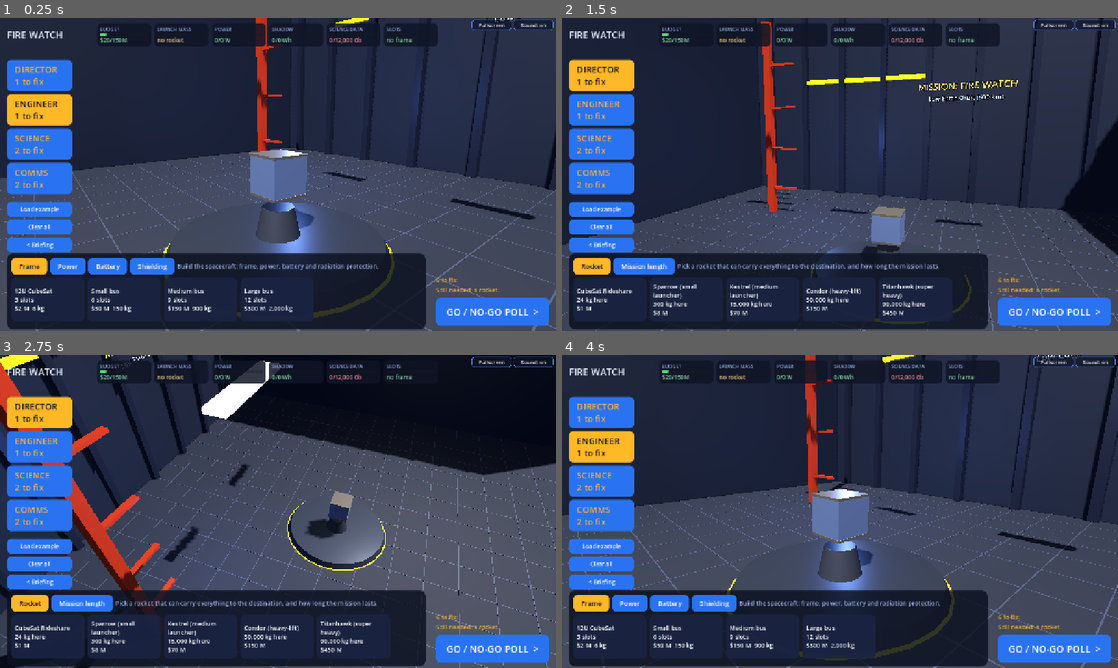
Above: before the commit, frames 1-4 (two rows, left to right).
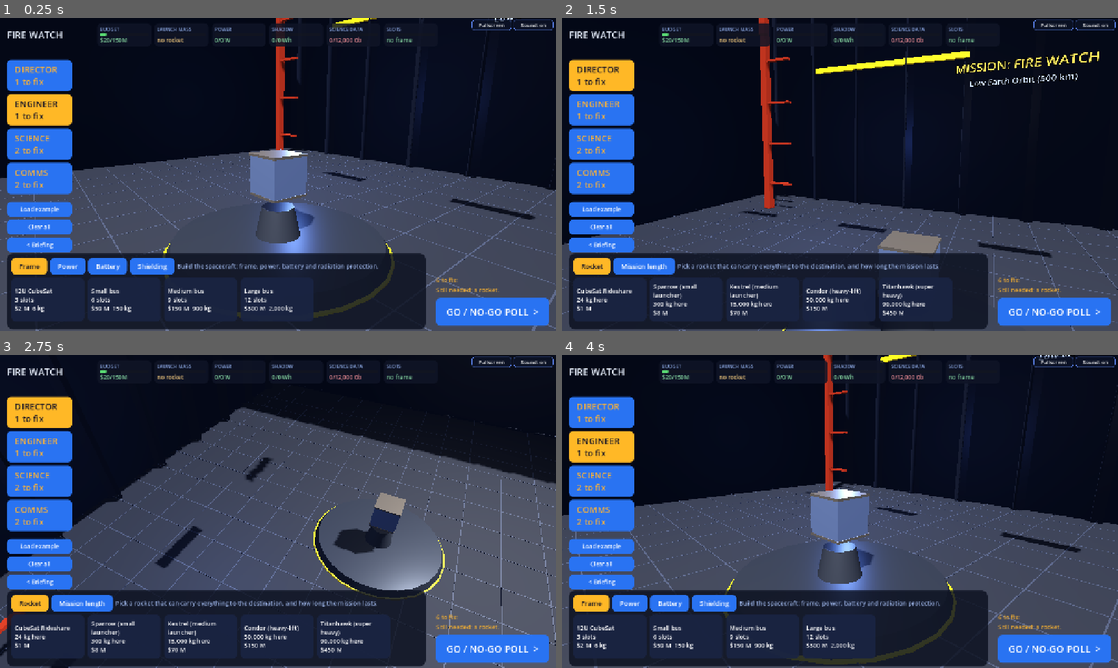
Above: after the commit, the same moments.

Repository: rashedutm/Go-No-Go
Game: Godot game, scene res://scenes/hangar/hangar.tscn
The game is run twice, just before and just after one commit, with the same random seed, the same clock (stepped at 60 frames per second) and the same inputs. This scene is started directly instead of the project's main scene.
Inputs (mouse positions are in pixels of both pictures, inside the frame that each line leads up to):
- Up to frame 1 (0.25 s): no input
- Up to frame 2 (1.5 s): click "DIRECTOR 1 to fix" at 0.5 s; tap Enter at 1.25 s; move the mouse to (962, 158) at 1.27 s; hold D from 1.28 s (still down); tap P at 1.35 s; click (962, 158) at 1.42 s
- Up to frame 3 (2.75 s): tap Space at 1.52 s; release D at 2 s; drag from (166, 527) to (250, 574) at 2.02 s
- Up to frame 4 (4 s): click "ENGINEER 1 to fix" at 2.75 s; move the mouse to (895, 442) at 3.52 s; hold D from 3.53 s (still down); tap 3 at 3.6 s; click (895, 442) at 3.67 s

The runs differ from the first frame. In frame 1, 36% of the frame differs, in the area x 0-100%, y 0-55%; in frame 2, 52%, in the area x 0-100%, y 0-100%; in frame 3, 23%; in frame 4, 39%.

Commit message:
Softer sounds, browser-safe fullscreen, hangar camera fix, README changelog
- Sfx: all sounds redesigned (sine/triangle, quieter, shorter); hangar station/part buttons no longer double-sound
- Fullscreen on the web is toggled by the page inside the real click (armed while hovering the button) and on F11
- Hangar: camera max distance stays inside the room, walls drawn inside-only (dollhouse), rocket/gantry moved back,
  wall sign one-sided; tests/hangar_orbit.tscn renders 4 sides
- README: 'Latest changes' table at the top

Co-Authored-By: Claude Opus 5.5 <noreply@anthropic.com>

Diff:
--- a/scenes/hangar/hangar.gd
+++ b/scenes/hangar/hangar.gd
@@ -11,11 +11,12 @@
 const C_TILE_SEL := Color(0.14, 0.38, 0.8, 0.95)
 const C_TILE_OFF := Color(0.09, 0.1, 0.14, 0.85)
 const MODEL_POS := Vector3(0, 2.3, 0)
-const ROCKET_POS := Vector3(-8.0, 0.0, -7.0)
+const ROCKET_POS := Vector3(-11.0, 0.0, -11.0)
+const MAX_DIST := 12.5   # camera never leaves the room
 
 # camera views per station: [target, yaw, pitch, distance]
 const VIEWS := {
-	"director": [Vector3(-3.5, 4.0, -3.0), 0.35, 0.15, 17.0],
+	"director": [Vector3(-4.0, 4.0, -4.0), 0.45, 0.12, 12.5],
 	"engineer": [MODEL_POS, 0.9, 0.22, 9.0],
 	"science": [MODEL_POS, PI + 0.35, 0.12, 6.5],
 	"comms": [MODEL_POS + Vector3(0, 0.8, 0), 0.3, 0.75, 8.0],
@@ -98,11 +99,12 @@
 	add_child(_cyl(0.5, 0.7, 0.9, Vector3(0, 0.85, 0), Color(0.4, 0.42, 0.46), 0.8, 0.3))   # stand
 
 	# walls with ribs
-	add_child(_box(Vector3(60, 18, 0.4), Vector3(0, 9, -16), Color(0.13, 0.15, 0.2)))
-	add_child(_box(Vector3(0.4, 18, 40), Vector3(-18, 9, 0), Color(0.12, 0.14, 0.19)))
-	add_child(_box(Vector3(0.4, 18, 40), Vector3(18, 9, 0), Color(0.12, 0.14, 0.19)))
+	# walls: only their inside faces are drawn ("dollhouse"), so they never block the camera
+	add_child(_wall(_box(Vector3(60, 18, 0.4), Vector3(0, 9, -16), Color(0.13, 0.15, 0.2))))
+	add_child(_wall(_box(Vector3(0.4, 18, 40), Vector3(-18, 9, 0), Color(0.12, 0.14, 0.19))))
+	add_child(_wall(_box(Vector3(0.4, 18, 40), Vector3(18, 9, 0), Color(0.12, 0.14, 0.19))))
 	for x in range(-16, 17, 4):
-		add_child(_box(Vector3(0.5, 18, 0.6), Vector3(x, 9, -15.6), Color(0.2, 0.22, 0.28), 0.6, 0.4))
+		add_child(_wall(_box(Vector3(0.5, 18, 0.6), Vector3(x, 9, -15.6), Color(0.2, 0.22, 0.28), 0.6, 0.4)))
 	# big hangar door outline
 	add_child(_box(Vector3(12, 0.4, 0.3), Vector3(-6, 11, -15.6), Color(1.0, 0.78, 0.1)))
 	# ceiling lamps
@@ -131,6 +133,7 @@
 	sign.font_size = 72
 	sign.pixel_size = 0.01
 	sign.modulate = Color(1, 0.85, 0.3)
+	sign.double_sided = false
 	sign.position = Vector3(3, 10, -15.1)
 	add_child(sign)
 	var sub := Label3D.new()
@@ -138,6 +141,7 @@
 	sub.font_size = 48
 	sub.pixel_size = 0.01
 	sub.modulate = Color(0.7, 0.8, 1.0)
+	sub.double_sided = false
 	sub.position = Vector3(3, 9, -15.1)
 	add_child(sub)
 
@@ -211,10 +215,10 @@
 			if event.pressed:
 				_goal = {}
 		elif event.button_index == MOUSE_BUTTON_WHEEL_UP and event.pressed:
-			_dist = clampf(_dist * 0.9, 3.5, 22.0)
+			_dist = clampf(_dist * 0.9, 3.5, MAX_DIST)
 			_goal = {}
 		elif event.button_index == MOUSE_BUTTON_WHEEL_DOWN and event.pressed:
-			_dist = clampf(_dist * 1.1, 3.5, 22.0)
+			_dist = clampf(_dist * 1.1, 3.5, MAX_DIST)
 			_goal = {}
 		_idle = 0.0
 	elif event is InputEventMouseMotion and _dragging:
@@ -268,6 +272,7 @@
 		var key: String = s["key"]
 		b.pressed.connect(func(): _set_station(key))
 		b.tooltip_text = s["long"]
+		b.set_meta("no_click", true)
 		left.add_child(b)
 		_station_btns[key] = b
 	var gap := Control.new()
@@ -405,7 +410,7 @@
 	station = key
 	section_idx = 0
 	MissionState.set_meta("design_station", key)
-	Sfx.play("whoosh", -6.0)
+	Sfx.play("whoosh", -8.0)
 	_set_view(key)
 	_refresh()
 
@@ -540,6 +545,7 @@
 
 func _tile(title: String, stat: String, cost: String, selected: bool, prob: String) -> Button:
 	var b := Button.new()
+	b.set_meta("no_click", true)
 	b.custom_minimum_size = Vector2(168, 100)
 	b.alignment = HORIZONTAL_ALIGNMENT_LEFT
 	b.autowrap_mode = TextServer.AUTOWRAP_WORD_SMART
@@ -594,3 +600,10 @@
 	var mi := SpacecraftModel3D._cyl(top_r, bottom_r, h, color, metallic, roughness)
 	mi.position = pos
 	return mi
+
+
+## Draw only the inside faces of a wall, so the orbit camera can see through it from outside.
+func _wall(mi: MeshInstance3D) -> MeshInstance3D:
+	var m: StandardMaterial3D = mi.mesh.material
+	m.cull_mode = BaseMaterial3D.CULL_FRONT
+	return mi
--- a/scripts/autoload/sfx.gd
+++ b/scripts/autoload/sfx.gd
@@ -35,6 +35,36 @@
 		_streams[n] = _load_or_make(n)
 	get_tree().node_added.connect(_on_node_added)
 	_build_buttons()
+	if OS.has_feature("web"):
+		# Browsers only allow fullscreen inside the real click/key event. Godot handles button
+		# presses a frame later, so the page itself toggles fullscreen when the pointer is released
+		# over our Fullscreen button (armed on hover) or when F11 is pressed.
+		JavaScriptBridge.eval("""
+			window.goNoGoFS = false;
+			window.goNoGoToggleFS = function () {
+				if (!document.fullscreenElement) {
+					(document.documentElement.requestFullscreen ? document.documentElement.requestFullscreen() : Promise.resolve()).catch(function () {});
+				} else if (document.exitFullscreen) { document.exitFullscreen(); }
+			};
+			document.addEventListener('pointerup', function () { if (window.goNoGoFS) { window.goNoGoToggleFS(); } }, true);
+			document.addEventListener('keydown', function (e) { if (e.key === 'F11') { e.preventDefault(); window.goNoGoToggleFS(); } }, true);
+		""", true)
+
+
+var _fs_poll := 0.0
+
+
+func _process(delta: float) -> void:
+	_fs_poll -= delta
+	if _fs_poll <= 0.0:
+		_fs_poll = 0.5
+		_update_buttons()
+
+
+func is_fullscreen() -> bool:
+	if OS.has_feature("web"):
+		return bool(JavaScriptBridge.eval("!!document.fullscreenElement", true))
+	return DisplayServer.window_get_mode() in [DisplayServer.WINDOW_MODE_FULLSCREEN, DisplayServer.WINDOW_MODE_EXCLUSIVE_FULLSCREEN]
 
 
 # ============================================================ playback
@@ -91,7 +121,9 @@
 
 
 func toggle_fullscreen() -> void:
-	var fs := DisplayServer.window_get_mode() in [DisplayServer.WINDOW_MODE_FULLSCREEN, DisplayServer.WINDOW_MODE_EXCLUSIVE_FULLSCREEN]
+	if OS.has_feature("web"):
+		return   # handled by the page's own click/F11 listener (see _ready)
+	var fs := is_fullscreen()
 	DisplayServer.window_set_mode(DisplayServer.WINDOW_MODE_WINDOWED if fs else DisplayServer.WINDOW_MODE_FULLSCREEN)
 	_update_buttons.call_deferred()
 
@@ -122,6 +154,9 @@
 	_fs_btn = _corner_button("Fullscreen")
 	_fs_btn.tooltip_text = "Fullscreen on/off (F11)"
 	_fs_btn.pressed.connect(toggle_fullscreen)
+	if OS.has_feature("web"):
+		_fs_btn.mouse_entered.connect(func(): JavaScriptBridge.eval("window.goNoGoFS = true;", true))
+		_fs_btn.mouse_exited.connect(func(): JavaScriptBridge.eval("window.goNoGoFS = false;", true))
 	box.add_child(_fs_btn)
 	_mute_btn = _corner_button("Sound: on")
 	_mute_btn.tooltip_text = "Sound on/off (M)"
@@ -154,8 +189,7 @@
 	if _mute_btn:
 		_mute_btn.text = "Sound: off" if muted else "Sound: on"
 	if _fs_btn:
-		var fs := DisplayServer.window_get_mode() in [DisplayServer.WINDOW_MODE_FULLSCREEN, DisplayServer.WINDOW_MODE_EXCLUSIVE_FULLSCREEN]
-		_fs_btn.text = "Exit fullscreen" if fs else "Fullscreen"
+		_fs_btn.text = "Exit fullscreen" if is_fullscreen() else "Fullscreen"
 
 
 # ============================================================ sound synthesis
@@ -212,28 +246,27 @@
 
 func _make(sound: String) -> AudioStream:
 	match sound:
-		"click":
-			return _synth(0.06, [[0.0, 0.05, 1800.0, 0.25, "sine"], [0.0, 0.02, 0.0, 0.15, "noise"]])
-		"snap":
-			return _synth(0.22, [[0.0, 0.08, 180.0, 0.6, "square"], [0.0, 0.05, 0.0, 0.35, "noise"], [0.06, 0.14, 520.0, 0.25, "sine"]])
-		"whoosh":
-			return _synth(0.35, [[0.0, 0.35, 0.0, 0.25, "noise"], [0.0, 0.35, 300.0, 0.1, "sine"]], 1.5)
-		"beep":
-			return _synth(0.12, [[0.0, 0.1, 1000.0, 0.3, "sine"]])
-		"go":
-			return _synth(0.4, [[0.0, 0.15, 660.0, 0.3, "sine"], [0.1, 0.3, 990.0, 0.3, "sine"]])
-		"nogo":
-			return _synth(0.45, [[0.0, 0.4, 140.0, 0.35, "square"], [0.0, 0.4, 147.0, 0.25, "square"]])
-		"alarm":
-			return _synth(0.6, [[0.0, 0.18, 880.0, 0.35, "square"], [0.26, 0.18, 660.0, 0.35, "square"]])
-		"fixed":
-			return _synth(0.5, [[0.0, 0.15, 523.0, 0.3, "tri"], [0.1, 0.15, 659.0, 0.3, "tri"], [0.2, 0.3, 784.0, 0.3, "tri"]])
-		"complete":
-			return _synth(1.4, [[0.0, 0.25, 523.0, 0.3, "tri"], [0.2, 0.25, 659.0, 0.3, "tri"], [0.4, 0.25, 784.0, 0.3, "tri"],
-				[0.6, 0.8, 1047.0, 0.35, "tri"], [0.6, 0.8, 523.0, 0.15, "sine"]])
-		"fail":
-			return _synth(1.0, [[0.0, 0.3, 392.0, 0.3, "tri"], [0.25, 0.3, 330.0, 0.3, "tri"], [0.5, 0.5, 262.0, 0.3, "tri"]])
-		"hum":
-			# 2 s seamless control-room ambience: low hum + soft air noise (frequencies fit whole cycles in 2 s)
-			return _synth(2.0, [[0.0, 2.0, 60.0, 0.12, "sine", true], [0.0, 2.0, 120.0, 0.05, "sine", true], [0.0, 2.0, 0.0, 0.03, "noise", true]])
+		"click":      # tiny soft tick
+			return _synth(0.05, [[0.0, 0.04, 1250.0, 0.12, "sine"]])
+		"whoosh":     # soft two-note slide (station change)
+			return _synth(0.18, [[0.0, 0.09, 587.0, 0.12, "sine"], [0.06, 0.12, 784.0, 0.12, "sine"]])
+		"snap":       # gentle "tock" when a part attaches
+			return _synth(0.16, [[0.0, 0.07, 392.0, 0.22, "sine"], [0.03, 0.12, 784.0, 0.10, "sine"]])
+		"beep":       # poll: station is checking
+			return _synth(0.1, [[0.0, 0.08, 880.0, 0.12, "sine"]])
+		"go":         # poll: GO
+			return _synth(0.32, [[0.0, 0.12, 659.0, 0.16, "sine"], [0.09, 0.22, 988.0, 0.16, "sine"]])
+		"nogo":       # poll: NO-GO (low, not harsh)
+			return _synth(0.4, [[0.0, 0.36, 196.0, 0.22, "tri"], [0.0, 0.36, 185.0, 0.14, "tri"]])
+		"alarm":      # mission-control alert: clear but not piercing
+			return _synth(0.6, [[0.0, 0.2, 784.0, 0.2, "tri"], [0.25, 0.2, 587.0, 0.2, "tri"]])
+		"fixed":      # problem solved
+			return _synth(0.45, [[0.0, 0.14, 523.0, 0.15, "sine"], [0.09, 0.14, 659.0, 0.15, "sine"], [0.18, 0.26, 784.0, 0.15, "sine"]])
+		"complete":   # mission complete / all GO
+			return _synth(1.3, [[0.0, 0.25, 523.0, 0.15, "sine"], [0.18, 0.25, 659.0, 0.15, "sine"], [0.36, 0.25, 784.0, 0.15, "sine"],
+				[0.54, 0.75, 1047.0, 0.17, "sine"], [0.54, 0.75, 523.0, 0.08, "tri"]])
+		"fail":       # mission failed / no answer
+			return _synth(0.9, [[0.0, 0.28, 392.0, 0.15, "tri"], [0.22, 0.28, 349.0, 0.15, "tri"], [0.44, 0.45, 294.0, 0.15, "tri"]])
+		"hum":        # control-room ambience, very quiet, loops seamlessly every 2 s
+			return _synth(2.0, [[0.0, 2.0, 60.0, 0.06, "sine", true], [0.0, 2.0, 120.0, 0.025, "sine", true]])
 	return null
--- /dev/null
+++ b/tests/hangar_orbit.gd
@@ -0,0 +1,18 @@
+# Part of Go/No-Go — written with AI assistance (Space Apps 2026).
+# Renders the hangar from 4 sides at max zoom-out to check nothing blocks the spacecraft.
+# Run: godot --path . --write-movie out.png --fixed-fps 10 --quit-after 40 res://tests/hangar_orbit.tscn
+extends Node
+
+func _ready() -> void:
+	MissionState.current_mission_id = "earth"
+	MissionState.design = Sim.make_test_design("earth")
+	var h = load("res://scenes/hangar/hangar.tscn").instantiate()
+	add_child(h)
+	for i in 4:
+		await get_tree().create_timer(1.0).timeout
+		h._goal = {}
+		h._yaw = i * PI / 2 + 0.3
+		h._pitch = 0.15
+		h._dist = h.MAX_DIST
+		h._target = h.MODEL_POS
+		h._idle = 0.0
--- /dev/null
+++ b/tests/hangar_orbit.tscn
@@ -0,0 +1,6 @@
+[gd_scene load_steps=2 format=3]
+
+[ext_resource type="Script" path="res://tests/hangar_orbit.gd" id="1_script"]
+
+[node name="HangarOrbit" type="Node"]
+script = ExtResource("1_script")
Not shown, added: tests/hangar_orbit.gd.uid
